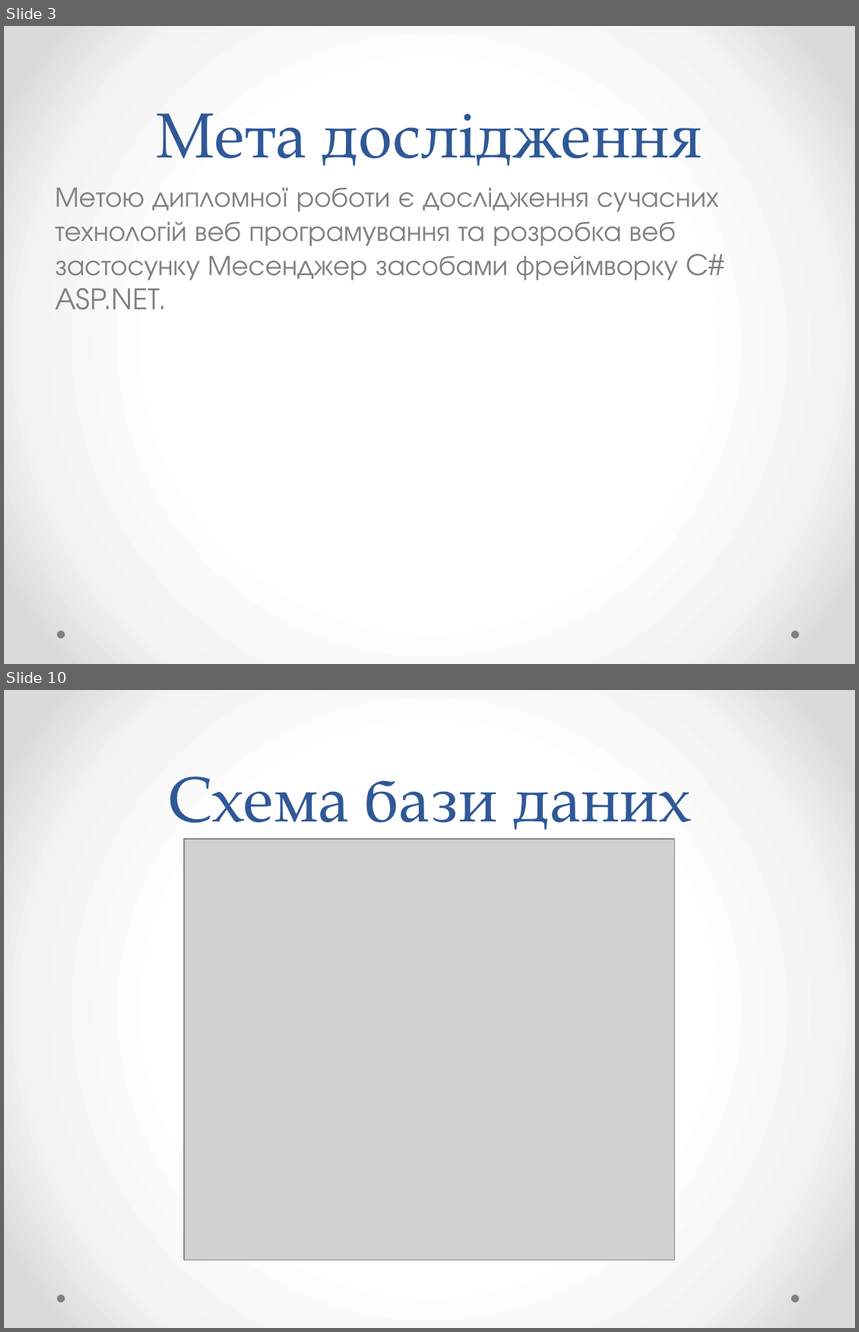
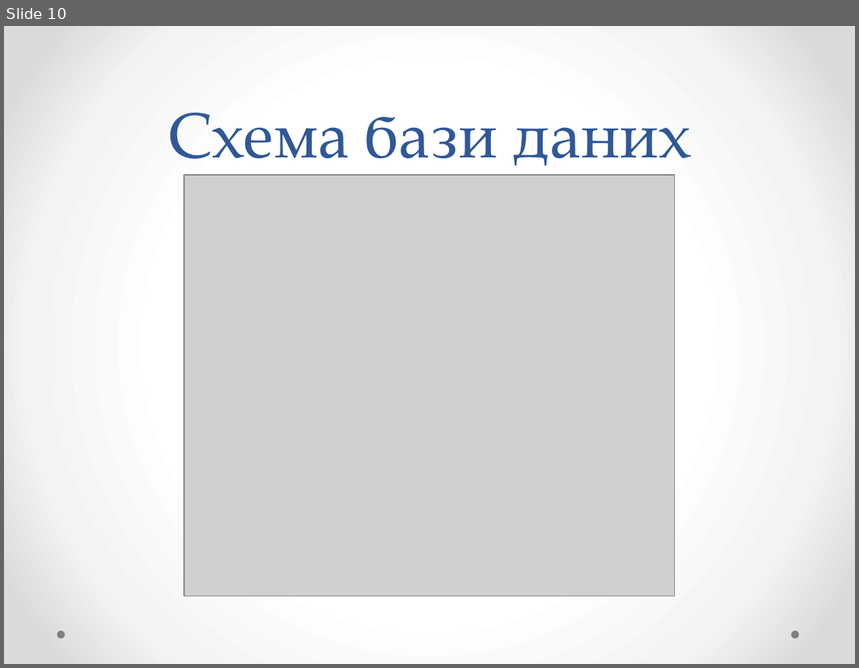
Before and after one commit to YaroslavGozak/University, a slide deck: Диплом/Розробка застосунку Месенджер.pptx. Shown one above the other, each under a label of ours: slides 3 and 10 before the commit, slide 10 after it; the slides between them are not shown. The pictures are 859x1332 and 859x668 pixels, drawn with LibreOffice and Linux fonts; fonts in the diff are those of the drawing; grey boxes stand for pictures. Boxes give left, top, right and bottom in pixels: in the first picture for what was removed or moved away, otherwise in the second. Text is boxed around its words. In the diff, an @@ line names an element or a change of style, - is before the commit and + after.

```diff
--- a/Диплом/Розробка застосунку Месенджер.pptx
+++ b/Диплом/Розробка застосунку Месенджер.pptx
@@ slide 3 removed at (4, 26, 855, 664), background gradient #FFFFFF to #F4F4F4 to #DADADA; not listed: 2 template elements that a slide beside it also shows @@
@@ title removed at (156, 113, 703, 166) @@
-Мета дослідження
@@ text removed at (55, 188, 724, 310) @@
-Метою дипломної роботи є дослідження сучасних технологій веб програмування та розробка веб застосунку Месенджер засобами фреймворку C# ASP.NET.
```
Also in this commit, not shown: 3 slides changed, 7 slides added, 7 other slides removed, 5 other files.
